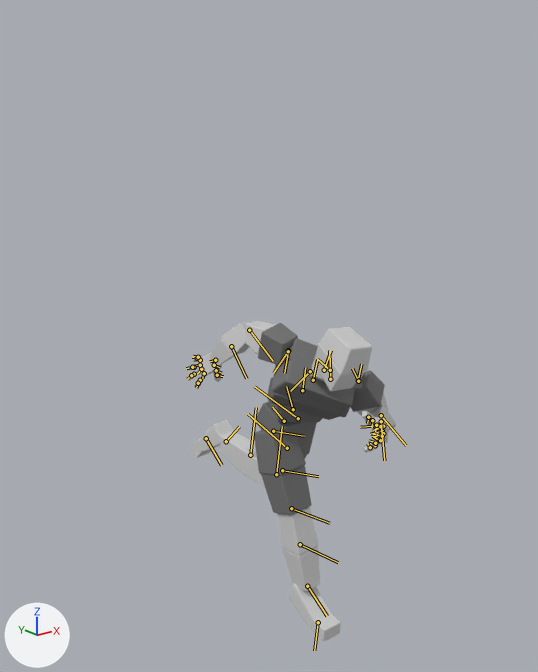
Before and after pictures for a commit that changed the FBX model Assets/Animations/Movement/WallRunR.FBX.
Both versions are drawn from a 50 mm lens placed at (-2.4, -2.86, 2.7), pointed at (-0.12, -0.01, 1.56). Arrows for +X, +Y and +Z are at lower left; the lights stay in place. Both versions are drawn at frame 1 of the action 'Take 001'; the numbers are the values there. The bones that bend it are drawn over the model as lines.

Names of what the first picture shows: 'CLazyRunner'.
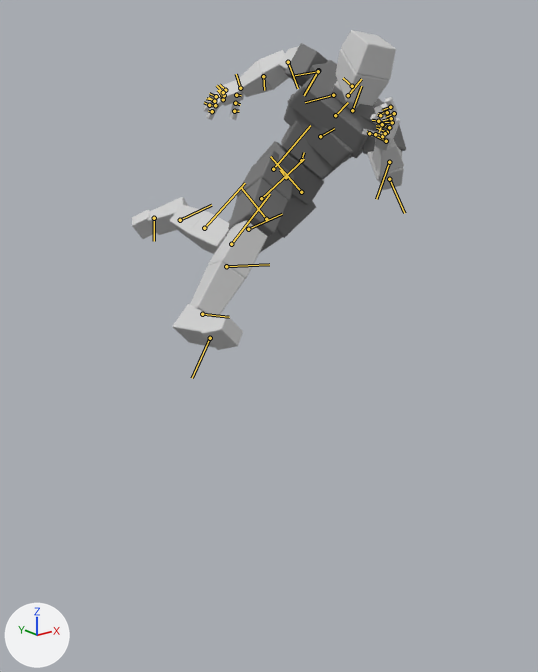
Boxes (x1, y1, x2, y2) around the edits, measured in the pictures (538 x 672 px):
'CLazyRunner', posed (31% wider)
    before: (187, 321, 396, 642)
    after: (132, 30, 406, 350)
bone 'pelvis', root to tip
    before: (284, 421) to (272, 407)
    after: (286, 177) to (280, 170)
bone 'spine_02', root to tip
    before: (302, 390) to (305, 367)
    after: (320, 136) to (334, 128)
bone 'spine_03', root to tip
    before: (313, 380) to (317, 359)
    after: (335, 115) to (348, 102)
bone 'upperarm_l', root to tip
    before: (358, 380) to (361, 364)
    after: (381, 123) to (390, 129)
bone 'upperarm_r', root to tip
    before: (288, 350) to (284, 373)
    after: (318, 70) to (304, 95)
bone 'head', root to tip
    before: (330, 370) to (317, 359)
    after: (352, 86) to (343, 78)
bone 'thigh_l', root to tip
    before: (298, 418) to (254, 386)
    after: (301, 192) to (270, 156)
bone 'calf_l', root to tip
    before: (276, 474) to (282, 426)
    after: (231, 244) to (270, 194)
bone 'foot_l', root to tip
    before: (226, 441) to (239, 426)
    after: (180, 220) to (211, 205)
bone 'ball_l', root to tip
    before: (206, 438) to (221, 465)
    after: (154, 218) to (154, 241)
bone 'thigh_r', root to tip
    before: (273, 431) to (304, 436)
    after: (273, 169) to (310, 125)
bone 'calf_r', root to tip
    before: (291, 508) to (329, 523)
    after: (248, 229) to (282, 214)
bone 'foot_r', root to tip
    before: (307, 586) to (327, 616)
    after: (202, 314) to (229, 317)

The change in detail:
Bone 'pelvis' (bone_pelvis) moves from (2.4, 0.0, 0.0) to (132.6, 0.5, 0.0).
Bone 'pelvis' (bone_pelvis) turns from (1, 1, -28) to (-26, 26, -28) degrees about its own x, y and z.
Bone 'spine_02' (bone_spine_02) turns from (-18, -4, -25) to (-17, -7, -32) degrees about its own x, y and z.
Bone 'spine_03' (bone_spine_03) turns from (-4, 0, -4) to (7, 1, -15) degrees about its own x, y and z.
Bone 'upperarm_l' (bone_upperarm_l) turns from (-17, -6, -24) to (-22, -13, -42) degrees about its own x, y and z.
Bone 'upperarm_r' (bone_upperarm_r) turns from (53, -10, 9) to (35, -1, 7) degrees about its own x, y and z.
Bone 'head' (bone_head) turns from (34, -8, 45) to (42, -18, 35) degrees about its own x, y and z.
Bone 'thigh_l' (bone_thigh_l) moves from (0.0, 1.2, -0.1) to (-0.1, 1.3, -1.2).
Bone 'thigh_l' (bone_thigh_l) turns from (0, 11, 5) to (9, 26, -2) degrees about its own x, y and z.
Bone 'calf_l' (bone_calf_l) moves from (-0.2, 0.5, 0.2) to (-0.2, 0.8, 1.4).
Bone 'calf_l' (bone_calf_l) turns from (3, -2, -72) to (3, -2, -66) degrees about its own x, y and z.
Bone 'foot_l' (bone_foot_l) moves from (0.7, -0.2, 0.0) to (0.8, -0.8, -0.5).
Bone 'foot_l' (bone_foot_l) turns from (2, -7, -38) to (0, -13, -42) degrees about its own x, y and z.
Bone 'ball_l' (bone_ball_l) moves from (-0.1, -0.9, 0.0) to (-0.4, -1.3, 0.7).
Bone 'thigh_r' (bone_thigh_r) moves from (-1.9, 2.2, -0.4) to (-2.1, 1.6, -1.4).
Bone 'thigh_r' (bone_thigh_r) turns from (9, 16, 45) to (10, 6, 56) degrees about its own x, y and z.
Bone 'calf_r' (bone_calf_r) moves from (-0.3, 0.4, -0.3) to (0.7, 0.8, 0.6).
Bone 'calf_r' (bone_calf_r) turns from (0, 0, 0) to (1, -1, -17) degrees about its own x, y and z.
Bone 'foot_r' (bone_foot_r) moves from (0.3, -0.1, 0.1) to (-0.6, -0.2, -0.1).
Bone 'foot_r' (bone_foot_r) turns from (6, -11, -40) to (-17, -12, -2) degrees about its own x, y and z.
